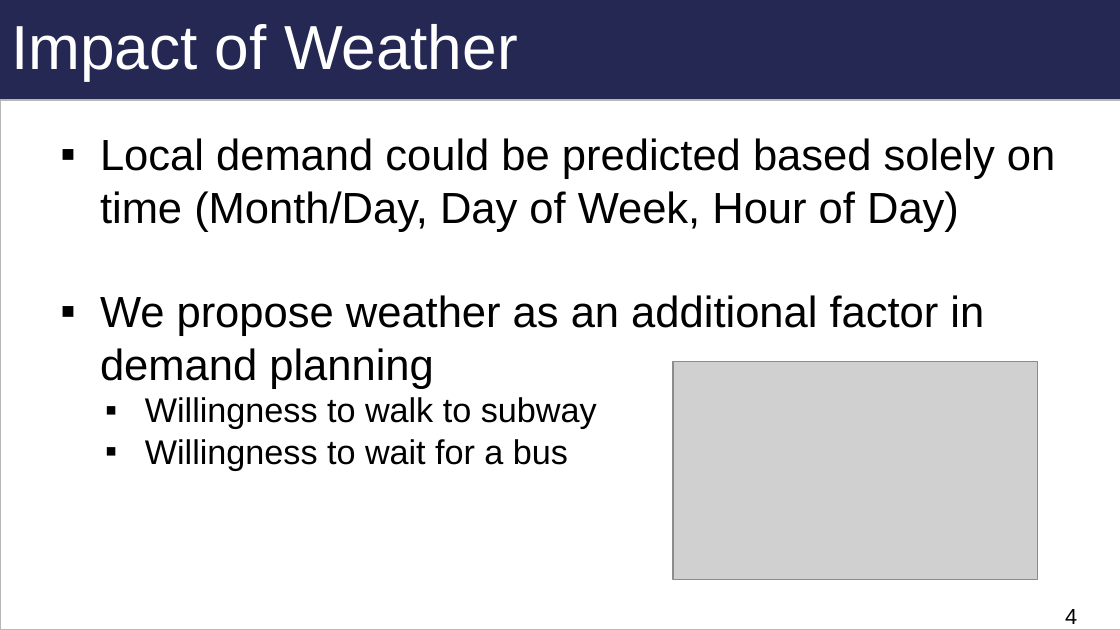
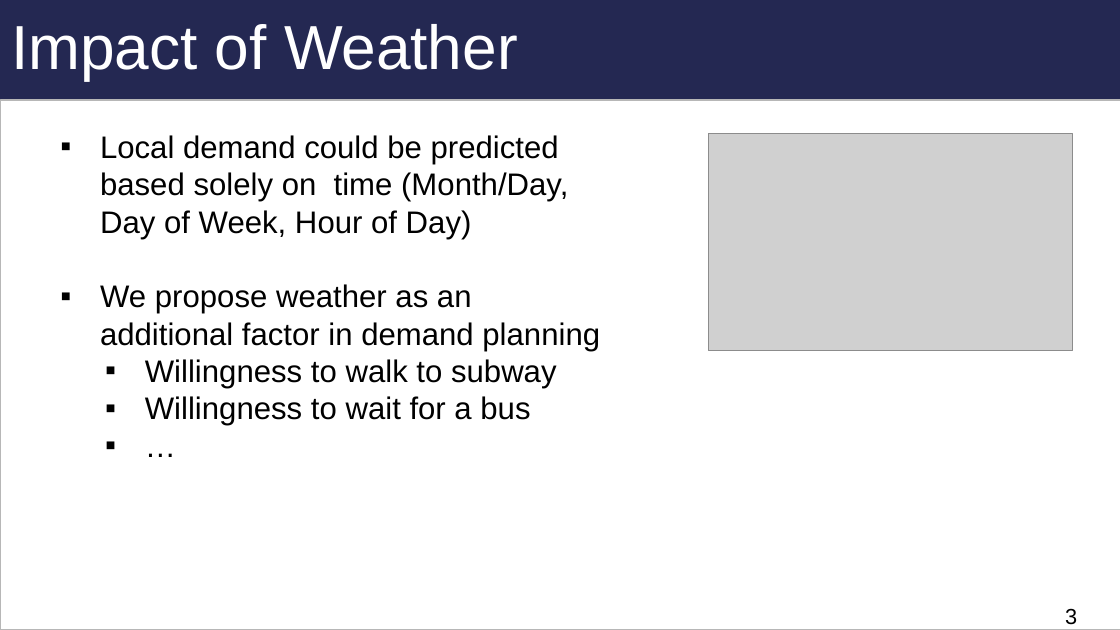
Before and after one commit to blakkan/CabStuff, a slide deck: slide 3 of W205-TaxiNYC-FinalPresentation-JB-RN-AP.pptx (slide 4 before the commit). Drawn at 1120x630 pixels with LibreOffice and Linux fonts; fonts in the diff are those of the drawing; grey boxes stand for pictures. Boxes give left, top, right and bottom in pixels: in the first picture for what was removed or moved away, otherwise in the second. Text is boxed around its words. In the diff, an @@ line names an element or a change of style, - is before the commit and + after.

```diff
--- a/W205-TaxiNYC-FinalPresentation-JB-RN-AP.pptx
+++ b/W205-TaxiNYC-FinalPresentation-JB-RN-AP.pptx
@@ text at (100, 135, 600, 426): paragraph added @@
+  ▪ …
@@ text at (100, 135, 600, 426): size 28 to 20 pt in "Local demand could be predicted based solely ...", "We propose weather as an additional factor ..."; size 22 to 20 pt in "Willingness to walk to subway", "Willingness to wait for a bus" @@
@@ picture: place and size @@
-picture at (673, 362, 1037, 579)
+picture at (709, 133, 1073, 351)
@@ page number at (1065, 608, 1077, 625): text changed @@
-4
+3
```
Also in this commit, not shown: 5 other slides changed, 5 slides added, 6 slides removed.
